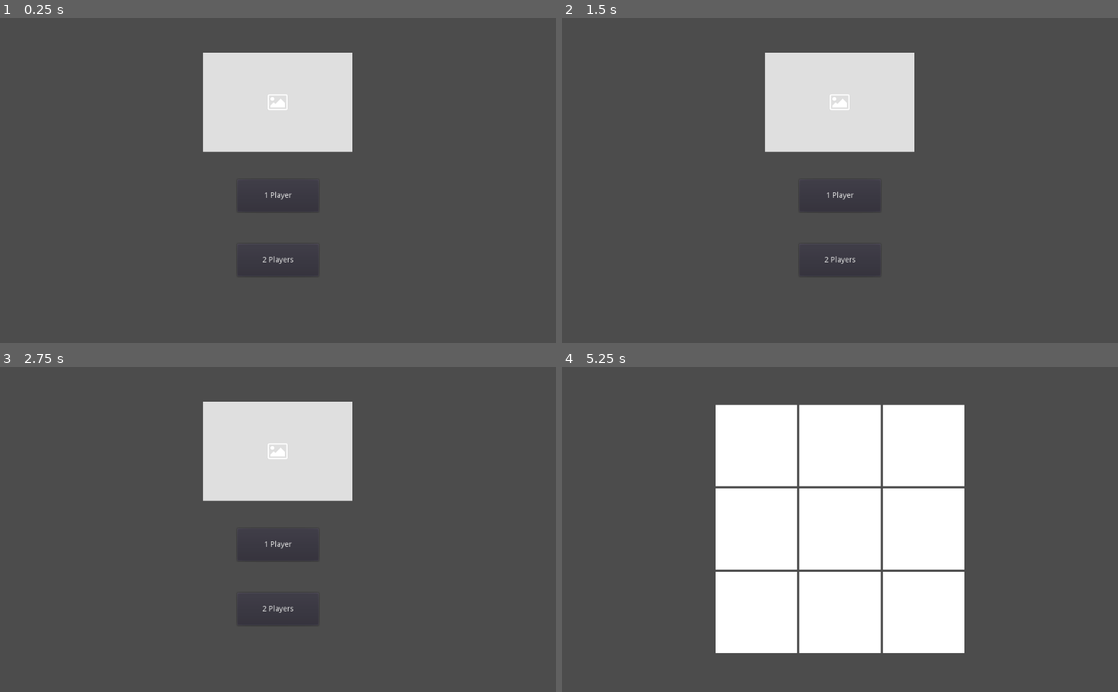
Above: before the commit, frames 1-4 (two rows, left to right).
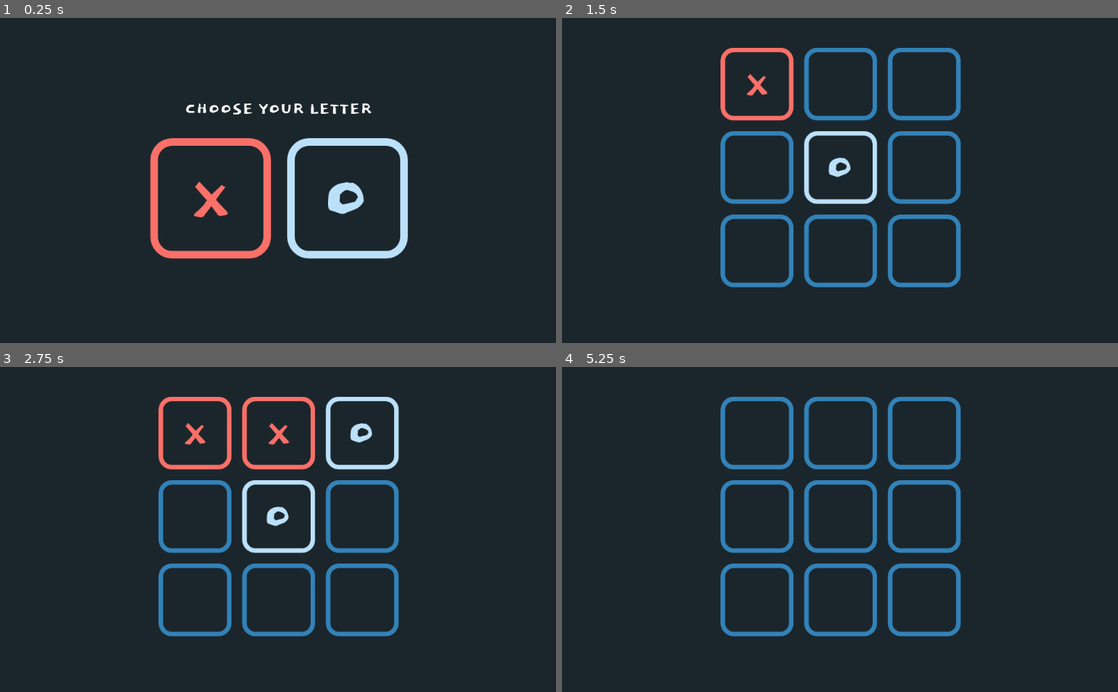
Above: after the commit, the same moments.

Repository: VcelistMC/Tic-Tac-Toe
Game: Godot game, scene res://Scenes/letter_choose.tscn
Two runs of this game, one before a commit and one after it. Both use one fixed random seed, a clock stepped at 60 frames per second and the inputs below. Before the commit the project starts from res://Scenes/title.tscn.
Inputs (mouse positions are in pixels of both pictures, inside the frame that each line leads up to; where the layout moved, square brackets give the same spot in the first picture):
- Up to frame 1 (0.25 s): no input
- Up to frame 2 (1.5 s): click (773, 196) at 0.52 s; click (756, 86) at 1.27 s
- Up to frame 3 (2.75 s): click (278, 435) at 2.02 s
- Up to frame 4 (5.25 s): click (756, 516) at 2.77 s; click (840, 607) at 3.5 s, where only the run before the commit has a clickable "2 Players"; click (840, 545) at 4.25 s, where only the run before the commit has a clickable "1 Player"; click (773, 545) [840, 506] at 5 s

The runs differ from the first frame. In frame 1, 100% of the frame differs, in the area x 0-100%, y 0-100%; in frame 2, 100%; in frame 3, 100%; in frame 4, 100%.

Commit message:
Added a UI, fixed a bug where in the last turn, the last cell gets overwritten with the AI player's letter

Diff:
--- a/Scenes/letter_choose.tscn
+++ b/Scenes/letter_choose.tscn
@@ -1,6 +1,15 @@
-[gd_scene load_steps=2 format=2]
+[gd_scene load_steps=8 format=2]
 
 [ext_resource path="res://Scenes/letter_choose.gd" type="Script" id=1]
+[ext_resource path="res://assests/Dokdo/Dokdo-Regular.ttf" type="DynamicFontData" id=2]
+[ext_resource path="res://assests/o-button.png" type="Texture" id=3]
+[ext_resource path="res://assests/x-button.png" type="Texture" id=4]
+[ext_resource path="res://assests/o-button-hover.png" type="Texture" id=5]
+[ext_resource path="res://assests/x-button-hover.png" type="Texture" id=6]
+
+[sub_resource type="DynamicFont" id=1]
+size = 37
+font_data = ExtResource( 2 )
 
 [node name="CenterContainer" type="CenterContainer"]
 anchor_right = 1.0
@@ -10,31 +19,45 @@
 "_edit_use_anchors_": false
 }
 
+[node name="ColorRect" type="ColorRect" parent="."]
+visible = false
+margin_right = 1024.0
+margin_bottom = 600.0
+rect_min_size = Vector2( 1024, 600 )
+color = Color( 0.105882, 0.14902, 0.172549, 1 )
+
 [node name="VBoxContainer" type="VBoxContainer" parent="."]
-margin_left = 436.0
-margin_top = 167.0
-margin_right = 588.0
-margin_bottom = 433.0
+margin_left = 262.0
+margin_top = 150.0
+margin_right = 762.0
+margin_bottom = 449.0
 custom_constants/separation = 26
 
 [node name="Label" type="Label" parent="VBoxContainer"]
-margin_right = 152.0
-margin_bottom = 14.0
-text = "CHOOOSE YOUR LETTER"
+margin_right = 500.0
+margin_bottom = 38.0
+custom_fonts/font = SubResource( 1 )
+text = "CHOOSE YOUR LETTER"
 align = 1
 
-[node name="Button" type="Button" parent="VBoxContainer"]
-margin_top = 40.0
-margin_right = 152.0
-margin_bottom = 140.0
+[node name="HBoxContainer" type="HBoxContainer" parent="VBoxContainer"]
+margin_top = 64.0
+margin_right = 500.0
+margin_bottom = 299.0
+
+[node name="Button" type="TextureButton" parent="VBoxContainer/HBoxContainer"]
+margin_right = 248.0
+margin_bottom = 235.0
 rect_min_size = Vector2( 150, 100 )
-text = "X"
+texture_normal = ExtResource( 4 )
+texture_hover = ExtResource( 6 )
 
-[node name="Button2" type="Button" parent="VBoxContainer"]
-margin_top = 166.0
-margin_right = 152.0
-margin_bottom = 266.0
+[node name="Button2" type="TextureButton" parent="VBoxContainer/HBoxContainer"]
+margin_left = 252.0
+margin_right = 500.0
+margin_bottom = 235.0
 rect_min_size = Vector2( 100, 100 )
-text = "O"
-[connection signal="pressed" from="VBoxContainer/Button" to="." method="_on_Button_pressed"]
-[connection signal="pressed" from="VBoxContainer/Button2" to="." method="_on_Button2_pressed"]
+texture_normal = ExtResource( 3 )
+texture_hover = ExtResource( 5 )
+[connection signal="pressed" from="VBoxContainer/HBoxContainer/Button" to="." method="_on_Button_pressed"]
+[connection signal="pressed" from="VBoxContainer/HBoxContainer/Button2" to="." method="_on_Button2_pressed"]
--- a/Scenes/playground.gd
+++ b/Scenes/playground.gd
@@ -1,46 +1,57 @@
 extends CenterContainer
 
-var turn = 1
-var buttons
-var grid = [
-	"", "", "",
-	"", "", "",
-	"", "", ""
-]
-var player = Global.player
-var opponent = Global.oppenent
+var buttons # array for all buttons on the map
+var grid #array too hold string values for the
 
-var player_texture = Global.player_texture
-var opponent_texture = Global.oppenent_texture
+var human_player
+var opponent
+
+var human_player_texture
+var opponent_texture
+var moves = 9
 
 
 func _ready():
-	buttons = $GridContainer.get_children()
+	buttons = $VBoxContainer/GridContainer.get_children()
+	human_player = Global.player
+	human_player_texture = Global.player_texture
+	opponent = Global.oppenent
+	opponent_texture = Global.oppenent_texture
+	grid = [
+		"", "", "",
+		"", "", "",
+		"", "", ""
+	]
+
+func isGameOver(player):
+	if isWinner(player):
+		$Reset_timer.start()
+		$VBoxContainer/Label.text = player + " WON"
+		for button in buttons:
+			button.disabled = true
+	elif not grid.has(""):
+		$Reset_timer.start()
+		$VBoxContainer/Label.text = "It's a draw!"
+		for button in buttons:
+			button.disabled = true
+
+func _on_TextureButton_pressed(ind):
+	buttons[ind-1].texture_normal = human_player_texture
+	buttons[ind-1].disabled = true
+	grid[ind-1] = human_player
+	isGameOver(human_player)
 
 
 
-func _on_TextureButton_pressed(ind):
-	# FIXME: oppenent wins but game no end??? lmao
-	buttons[ind-1].texture_normal = player_texture
-	buttons[ind-1].disabled = true
-	turn = -turn
-	grid[ind-1] = player
-	if isWinner("O"):
-		$Label.text = "O WON"
-		for button in buttons:
-			button.disabled = true
 
 	var move = findBestMove(grid)
-
-	buttons[move].texture_normal = opponent_texture
-	buttons[move].disabled = true
-	grid[move] = opponent
-
-	if isWinner("X"):
-		$Label.text = "X WON"
-		for button in buttons:
-			button.disabled = true
-
+	print(move)
+	if move >= 0:
+		buttons[move].texture_normal = opponent_texture
+		buttons[move].disabled = true
+		grid[move] = opponent
+		isGameOver(opponent)
+	print(grid)
 
 func isWinner(potential_winner):
 	for i in range(3):
@@ -59,7 +70,7 @@
 
 func evaluate():
 	if isWinner(opponent): return 10
-	elif isWinner(player): return -10
+	elif isWinner(human_player): return -10
 	else: return 0
 
 func minimax(board, depth, maxPlayer, alpha, beta):
@@ -82,7 +93,7 @@
 		var bestMove = 10
 		for cell in range(9):
 			if board[cell] == "":
-				board[cell] = player
+				board[cell] = human_player
 				bestMove = min(bestMove, minimax(board, depth+1, !maxPlayer, alpha, beta))
 				board[cell] = ""
 				beta = min(beta, bestMove)
@@ -103,3 +114,7 @@
 				bestmove = cell
 
 	return bestmove
+
+
+func _on_Reset_timer_timeout():
+	get_tree().change_scene("res://Scenes/letter_choose.tscn")
--- a/Scenes/playground.tscn
+++ b/Scenes/playground.tscn
@@ -1,127 +1,159 @@
-[gd_scene load_steps=3 format=2]
+[gd_scene load_steps=6 format=2]
 
-[ext_resource path="res://assests/download.png" type="Texture" id=1]
+[ext_resource path="res://assests/button.png" type="Texture" id=1]
 [ext_resource path="res://Scenes/playground.gd" type="Script" id=2]
+[ext_resource path="res://assests/Dokdo/Dokdo-Regular.ttf" type="DynamicFontData" id=3]
+[ext_resource path="res://assests/button_hover.png" type="Texture" id=4]
+
+[sub_resource type="DynamicFont" id=1]
+size = 37
+font_data = ExtResource( 3 )
 
 [node name="Map" type="CenterContainer"]
 anchor_right = 1.0
 anchor_bottom = 1.0
-margin_bottom = -1.0
 script = ExtResource( 2 )
 __meta__ = {
 "_edit_use_anchors_": false
 }
 
-[node name="GridContainer" type="GridContainer" parent="."]
+[node name="ColorRect" type="ColorRect" parent="."]
+visible = false
+margin_right = 1024.0
+margin_bottom = 600.0
+rect_min_size = Vector2( 1024, 600 )
+size_flags_horizontal = 3
+size_flags_vertical = 3
+color = Color( 0.105882, 0.14902, 0.172549, 1 )
+
+[node name="VBoxContainer" type="VBoxContainer" parent="."]
 margin_left = 283.0
-margin_top = 70.0
+margin_top = 50.0
 margin_right = 741.0
-margin_bottom = 528.0
+margin_bottom = 550.0
+
+[node name="GridContainer" type="GridContainer" parent="VBoxContainer"]
+margin_right = 458.0
+margin_bottom = 458.0
 size_flags_horizontal = 3
 size_flags_vertical = 3
 size_flags_stretch_ratio = 0.5
 columns = 3
 
-[node name="TextureButton" type="TextureButton" parent="GridContainer"]
+[node name="TextureButton" type="TextureButton" parent="VBoxContainer/GridContainer"]
 margin_right = 150.0
 margin_bottom = 150.0
 rect_min_size = Vector2( 150, 150 )
 texture_normal = ExtResource( 1 )
+texture_hover = ExtResource( 4 )
 expand = true
 stretch_mode = 4
 
-[node name="TextureButton2" type="TextureButton" parent="GridContainer"]
+[node name="TextureButton2" type="TextureButton" parent="VBoxContainer/GridContainer"]
 margin_left = 154.0
 margin_right = 304.0
 margin_bottom = 150.0
 rect_min_size = Vector2( 150, 150 )
 texture_normal = ExtResource( 1 )
+texture_hover = ExtResource( 4 )
 expand = true
 stretch_mode = 4
 
-[node name="TextureButton3" type="TextureButton" parent="GridContainer"]
+[node name="TextureButton3" type="TextureButton" parent="VBoxContainer/GridContainer"]
 margin_left = 308.0
 margin_right = 458.0
 margin_bottom = 150.0
 rect_min_size = Vector2( 150, 150 )
 texture_normal = ExtResource( 1 )
+texture_hover = ExtResource( 4 )
 expand = true
 stretch_mode = 4
 
-[node name="TextureButton4" type="TextureButton" parent="GridContainer"]
+[node name="TextureButton4" type="TextureButton" parent="VBoxContainer/GridContainer"]
 margin_top = 154.0
 margin_right = 150.0
 margin_bottom = 304.0
 rect_min_size = Vector2( 150, 150 )
 texture_normal = ExtResource( 1 )
+texture_hover = ExtResource( 4 )
 expand = true
 stretch_mode = 4
 
-[node name="TextureButton5" type="TextureButton" parent="GridContainer"]
+[node name="TextureButton5" type="TextureButton" parent="VBoxContainer/GridContainer"]
 margin_left = 154.0
 margin_top = 154.0
 margin_right = 304.0
 margin_bottom = 304.0
 rect_min_size = Vector2( 150, 150 )
 texture_normal = ExtResource( 1 )
+texture_hover = ExtResource( 4 )
 expand = true
 stretch_mode = 4
 
-[node name="TextureButton6" type="TextureButton" parent="GridContainer"]
+[node name="TextureButton6" type="TextureButton" parent="VBoxContainer/GridContainer"]
 margin_left = 308.0
 margin_top = 154.0
 margin_right = 458.0
 margin_bottom = 304.0
 rect_min_size = Vector2( 150, 150 )
 texture_normal = ExtResource( 1 )
+texture_hover = ExtResource( 4 )
 expand = true
 stretch_mode = 4
 
-[node name="TextureButton7" type="TextureButton" parent="GridContainer"]
+[node name="TextureButton7" type="TextureButton" parent="VBoxContainer/GridContainer"]
 margin_top = 308.0
 margin_right = 150.0
 margin_bottom = 458.0
 rect_min_size = Vector2( 150, 150 )
 texture_normal = ExtResource( 1 )
+texture_hover = ExtResource( 4 )
 expand = true
 stretch_mode = 4
 
-[node name="TextureButton8" type="TextureButton" parent="GridContainer"]
+[node name="TextureButton8" type="TextureButton" parent="VBoxContainer/GridContainer"]
 margin_left = 154.0
 margin_top = 308.0
 margin_right = 304.0
 margin_bottom = 458.0
 rect_min_size = Vector2( 150, 150 )
 texture_normal = ExtResource( 1 )
+texture_hover = ExtResource( 4 )
 expand = true
 stretch_mode = 4
 
-[node name="TextureButton9" type="TextureButton" parent="GridContainer"]
+[node name="TextureButton9" type="TextureButton" parent="VBoxContainer/GridContainer"]
 margin_left = 308.0
 margin_top = 308.0
 margin_right = 458.0
 margin_bottom = 458.0
 rect_min_size = Vector2( 150, 150 )
 texture_normal = ExtResource( 1 )
+texture_hover = ExtResource( 4 )
 expand = true
 stretch_mode = 4
 
-[node name="Label" type="Label" parent="."]
-margin_left = 512.0
-margin_top = 292.0
-margin_right = 512.0
-margin_bottom = 306.0
+[node name="Label" type="Label" parent="VBoxContainer"]
+margin_top = 462.0
+margin_right = 458.0
+margin_bottom = 500.0
 size_flags_horizontal = 3
 size_flags_vertical = 3
-custom_colors/font_color = Color( 0, 0, 0, 1 )
+custom_fonts/font = SubResource( 1 )
+custom_colors/font_color = Color( 1, 1, 1, 1 )
 align = 1
+valign = 1
 uppercase = true
-[connection signal="pressed" from="GridContainer/TextureButton" to="." method="_on_TextureButton_pressed" binds= [ 1 ]]
-[connection signal="pressed" from="GridContainer/TextureButton2" to="." method="_on_TextureButton_pressed" binds= [ 2 ]]
-[connection signal="pressed" from="GridContainer/TextureButton3" to="." method="_on_TextureButton_pressed" binds= [ 3 ]]
-[connection signal="pressed" from="GridContainer/TextureButton4" to="." method="_on_TextureButton_pressed" binds= [ 4 ]]
-[connection signal="pressed" from="GridContainer/TextureButton5" to="." method="_on_TextureButton_pressed" binds= [ 5 ]]
-[connection signal="pressed" from="GridContainer/TextureButton6" to="." method="_on_TextureButton_pressed" binds= [ 6 ]]
-[connection signal="pressed" from="GridContainer/TextureButton7" to="." method="_on_TextureButton_pressed" binds= [ 7 ]]
-[connection signal="pressed" from="GridContainer/TextureButton8" to="." method="_on_TextureButton_pressed" binds= [ 8 ]]
-[connection signal="pressed" from="GridContainer/TextureButton9" to="." method="_on_TextureButton_pressed" binds= [ 9 ]]
+
+[node name="Reset_timer" type="Timer" parent="."]
+wait_time = 2.0
+[connection signal="pressed" from="VBoxContainer/GridContainer/TextureButton" to="." method="_on_TextureButton_pressed" binds= [ 1 ]]
+[connection signal="pressed" from="VBoxContainer/GridContainer/TextureButton2" to="." method="_on_TextureButton_pressed" binds= [ 2 ]]
+[connection signal="pressed" from="VBoxContainer/GridContainer/TextureButton3" to="." method="_on_TextureButton_pressed" binds= [ 3 ]]
+[connection signal="pressed" from="VBoxContainer/GridContainer/TextureButton4" to="." method="_on_TextureButton_pressed" binds= [ 4 ]]
+[connection signal="pressed" from="VBoxContainer/GridContainer/TextureButton5" to="." method="_on_TextureButton_pressed" binds= [ 5 ]]
+[connection signal="pressed" from="VBoxContainer/GridContainer/TextureButton6" to="." method="_on_TextureButton_pressed" binds= [ 6 ]]
+[connection signal="pressed" from="VBoxContainer/GridContainer/TextureButton7" to="." method="_on_TextureButton_pressed" binds= [ 7 ]]
+[connection signal="pressed" from="VBoxContainer/GridContainer/TextureButton8" to="." method="_on_TextureButton_pressed" binds= [ 8 ]]
+[connection signal="pressed" from="VBoxContainer/GridContainer/TextureButton9" to="." method="_on_TextureButton_pressed" binds= [ 9 ]]
+[connection signal="timeout" from="Reset_timer" to="." method="_on_Reset_timer_timeout"]
--- a/Scenes/title.gd
+++ /dev/null
@@ -1,18 +0,0 @@
-extends MarginContainer
-
-
-# Declare member variables here. Examples:
-# var a = 2
-# var b = "text"
-
-
-# Called when the node enters the scene tree for the first time.
-func _ready():
-	pass # Replace with function body.
-
-
-# Called every frame. 'delta' is the elap
-
-
-func _on_1_player_pressed():
-	get_tree().change_scene("res://Scenes/letter_choose.tscn")
--- a/Scenes/title.tscn
+++ /dev/null
@@ -1,68 +0,0 @@
-[gd_scene load_steps=3 format=2]
-
-[ext_resource path="res://assests/placeholder.png" type="Texture" id=1]
-[ext_resource path="res://Scenes/title.gd" type="Script" id=2]
-
-[node name="GUI" type="MarginContainer"]
-anchor_right = 1.0
-anchor_bottom = 1.0
-margin_top = 64.0
-margin_bottom = -105.0
-script = ExtResource( 2 )
-__meta__ = {
-"_edit_use_anchors_": false
-}
-
-[node name="LOGO & Butt" type="VBoxContainer" parent="."]
-margin_right = 1024.0
-margin_bottom = 431.0
-
-[node name="Logo" type="CenterContainer" parent="LOGO & Butt"]
-margin_right = 1024.0
-margin_bottom = 183.0
-size_flags_horizontal = 3
-size_flags_vertical = 2
-
-[node name="LOGO PNG" type="TextureRect" parent="LOGO & Butt/Logo"]
-margin_left = 374.0
-margin_right = 649.0
-margin_bottom = 183.0
-texture = ExtResource( 1 )
-
-[node name="BUttons" type="CenterContainer" parent="LOGO & Butt"]
-margin_top = 217.0
-margin_right = 1024.0
-margin_bottom = 431.0
-size_flags_vertical = 3
-
-[node name="Buttons" type="VBoxContainer" parent="LOGO & Butt/BUttons"]
-margin_left = 437.0
-margin_top = 17.0
-margin_right = 587.0
-margin_bottom = 196.0
-rect_min_size = Vector2( 150, 0 )
-size_flags_horizontal = 3
-size_flags_vertical = 3
-custom_constants/separation = 59
-alignment = 1
-
-[node name="1 player" type="Button" parent="LOGO & Butt/BUttons/Buttons"]
-margin_right = 150.0
-margin_bottom = 60.0
-grow_horizontal = 2
-grow_vertical = 2
-rect_min_size = Vector2( 0, 60 )
-rect_pivot_offset = Vector2( 34.3279, 10.2538 )
-size_flags_horizontal = 3
-size_flags_vertical = 3
-text = "1 Player"
-
-[node name="2 players" type="Button" parent="LOGO & Butt/BUttons/Buttons"]
-margin_top = 119.0
-margin_right = 150.0
-margin_bottom = 179.0
-rect_min_size = Vector2( 0, 60 )
-size_flags_horizontal = 3
-size_flags_vertical = 3
-text = "2 Players"
-[connection signal="pressed" from="LOGO & Butt/BUttons/Buttons/1 player" to="." method="_on_1_player_pressed"]
--- a/project.godot
+++ b/project.godot
@@ -16,7 +16,7 @@
 [application]
 
 config/name="AI Tic-tac-toe"
-run/main_scene="res://Scenes/title.tscn"
+run/main_scene="res://Scenes/letter_choose.tscn"
 config/icon="res://icon.png"
 
 [autoload]
@@ -25,4 +25,6 @@
 
 [rendering]
 
+quality/driver/driver_name="GLES2"
+environment/default_clear_color=Color( 0.105882, 0.14902, 0.172549, 1 )
 environment/default_environment="res://default_env.tres"
Binary file added: assests/Dokdo/Dokdo-Regular.ttf
Not shown, added: assests/Dokdo/OFL.txt
Binary file added: assests/button.png
Not shown, added: assests/button.png.import
Binary file added: assests/button_hover.png
Not shown, added: assests/button_hover.png.import
Binary file removed: assests/download.png
Not shown, removed: assests/download.png.import
Binary file added: assests/o-button-hover.png
Not shown, added: assests/o-button-hover.png.import
Binary file changed: assests/o-button.png
Binary file removed: assests/placeholder.png
(and 13 more such lines)
